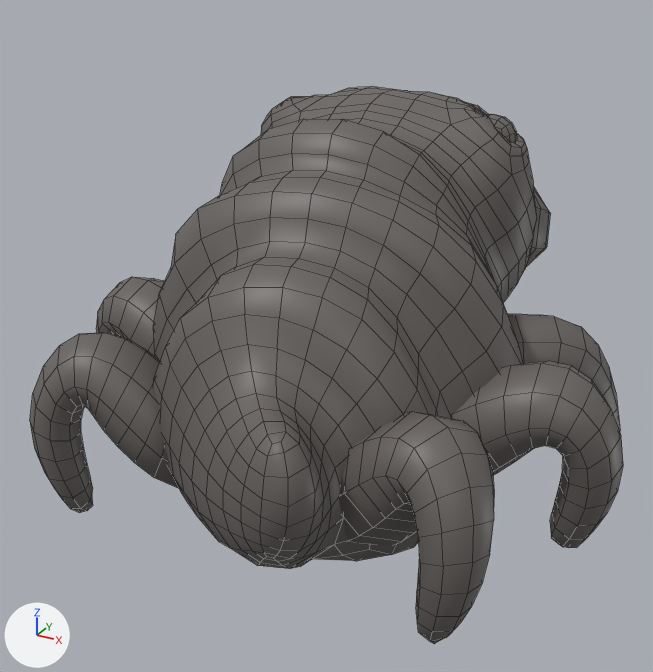
What one commit did to the FBX model Assets/Fbx/Spider.fbx.
Both versions are drawn from a 50 mm camera at (0.652, -1.193, 0.866) aimed at (0.014, -0.033, 0.286). Lighting does not change. The marker at lower left points along +X, +Y and +Z. Mesh edges are drawn as thin lines.

In view in the first picture: 'Spider'.
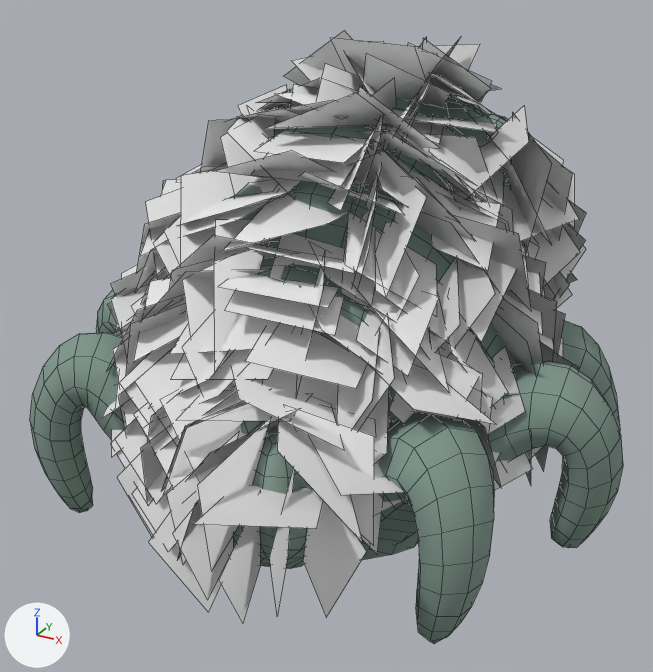
The newer file is also turned or shifted as a whole; pictures and numbers use the older file's frame.

Boxes [x1, y1, x2, y2] around the edits, measured in the pictures (653 x 672 px):
'Spider', recoloured
    both: [30, 86, 623, 644]
'Fur', added
    after: [102, 31, 586, 623]

Edits to the bpy script that builds the scene:
```text
Change mat_material_014:
    mat_material_014.base_color: (0.142, 0.128, 0.122) -> (0.215, 0.308, 0.266)  # dark grey #696462 -> grey #80978d
Add mat_furcard:
    mat_furcard = principled_material('FurCard')
    mat_furcard.base_color = (0.8, 0.8, 0.8)  # white #e7e7e7
    mat_furcard.roughness = 1.0
Add me_plane_001:
    me_plane_001.from_pydata(...)  # 1168 vertices, 292 faces; spans x -0.37..0.407, y -0.553..0.445, z 0.011..0.731
    me_plane_001.materials.append(mat_furcard)  # white #e7e7e7
Add ob_fur:
    ob_fur = bpy.data.objects.new('Fur', me_plane_001)
    ob_fur.location = (0.0, 0.038, 0.0)
```
